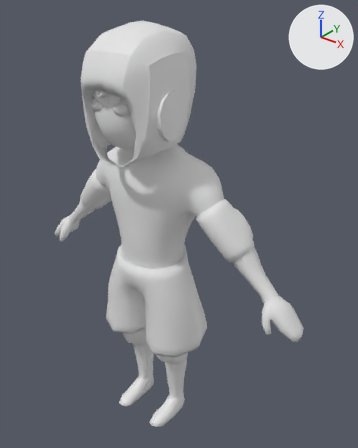
The FBX model GGJ 2025/Assets/Models/Player.fbx: old version first, new version second.
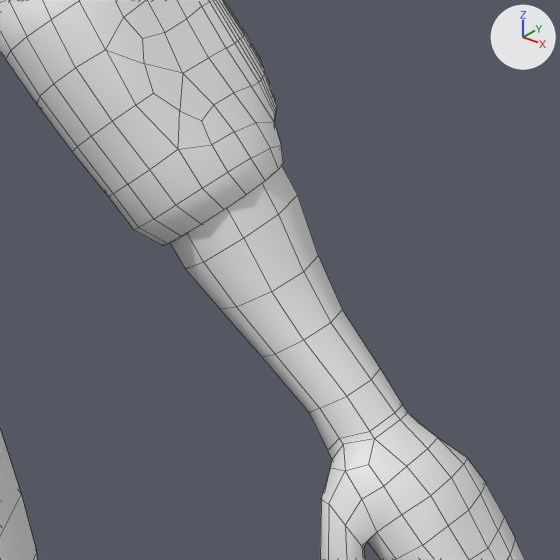
The first picture shows the older version from a camera (50 mm lens) standing at (1.082, -1.163, 1.628) and looking at (0.064, 0.109, 0.84). The close-ups show both versions on the part from 56% to 86% of the width and 48% to 72% of the height of that picture; other places that the commit changed are outside them. Every picture has the same lights, and +X, +Y and +Z are marked at upper right. The close-ups show mesh edges as thin lines. Materials are left out; every surface is plain grey. Where no turn or scale is listed for an object, it has been applied to the vertices.

Before the edit, the objects in view are built like this:
```python
me_player = bpy.data.meshes.new('Player')
me_player.from_pydata(...)  # 2392 vertices, 2292 faces; spans x -0.595..0.595, y -0.178..0.184, z -0.001..1.473
ob_player = bpy.data.objects.new('Player', me_player)
ob_player.location = (0.0, 0.0, 0.0)
```
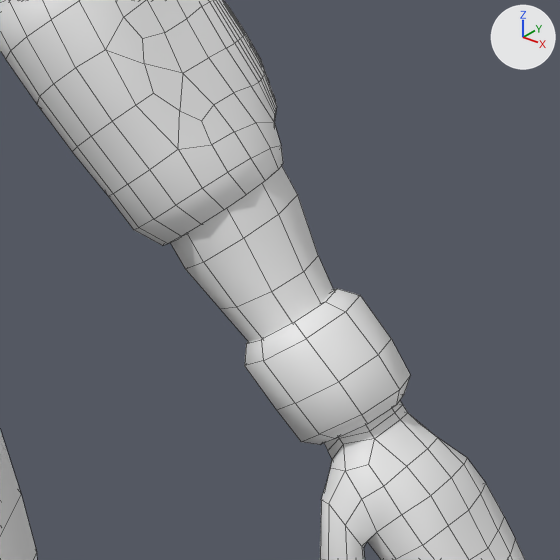
The change, as a diff of the scene's bpy script:
```diff
--- a/GGJ 2025/Assets/Models/Player.fbx.py
+++ b/GGJ 2025/Assets/Models/Player.fbx.py
@@ me_player @@
 # used by ob_player; location = (0.0, 0.0, 0.0)
-me_player.from_pydata(...)  # 2392 vertices, 2292 faces; spans x -0.595..0.595, y -0.178..0.184, z -0.001..1.473
+me_player.from_pydata(...)  # 2504 vertices, 2388 faces; spans x -0.595..0.595, y -0.178..0.184, z -0.001..1.473
+# me_player part 1: a new loose piece of 56 vertices spanning x 0.395..0.496, y 0.021..0.115, z 0.703..0.794
```

Where the change shows, as pixel boxes (x1, y1, x2, y2) in the close-ups (560 x 560 px):
part 1 of me_player, added
    after: (245, 289, 410, 445)
